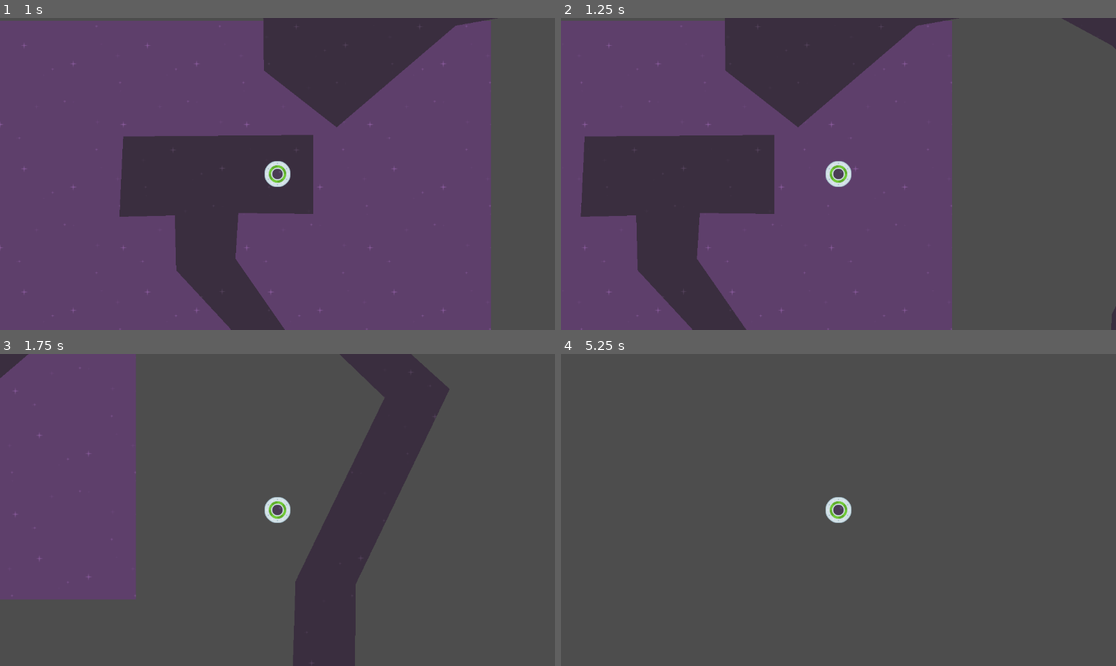
Above: before the commit, frames 1-4 (two rows, left to right).
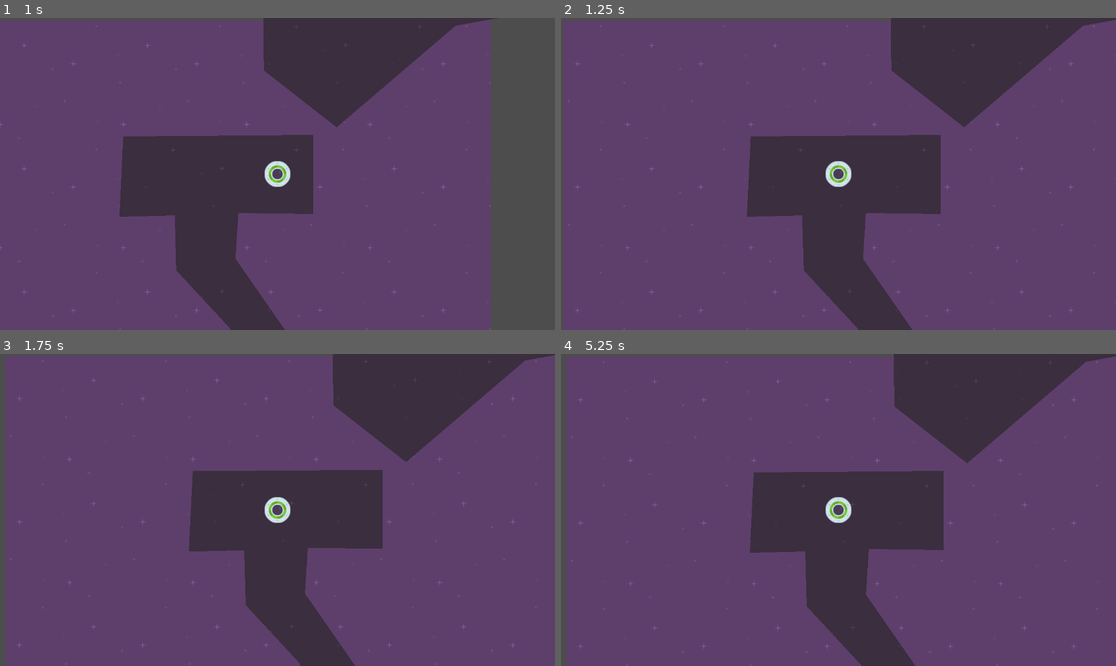
Above: after the commit, the same moments.

Repository: DapperMongoose/SpeedySaucer
Game: Godot game, scene res://level_1.tscn
Two runs of this game, one before a commit and one after it. Both use one fixed random seed, a clock stepped at 60 frames per second and the inputs below.
Inputs:
- Up to frame 1 (1 s): tap Enter at 0.5 s; hold Right (move_right) from 0.53 s (still down)
- Up to frame 2 (1.25 s): keep holding Right (move_right)
- Up to frame 3 (1.75 s): release Right (move_right) at 1.28 s; hold S (move_down) from 1.28 s (still down)
- Up to frame 4 (5.25 s): release S (move_down) at 2.03 s; hold Right (move_right) 2.03-2.78 s; hold W (move_up) 2.78-3.53 s; hold A (move_left) 3.53-5.03 s; hold S (move_down) from 5.03 s (still down)

Frame 1 is identical in both runs. In frame 2, 62% of the frame differs, in the area x 0-100%, y 0-100%; in frame 3, 73%; in frame 4, 98%, in the area x 1-100%, y 0-100%.

Commit message:
completed signals lesson

Diff:
--- a/level.gd
+++ b/level.gd
@@ -4,3 +4,7 @@
 func _ready():
 	#print("Hello, world!")
 	pass
+
+
+func _on_maze_body_exited(body):
+	get_tree().reload_current_scene()
--- a/level_1.tscn
+++ b/level_1.tscn
@@ -20,3 +20,5 @@
 
 [node name="maze" parent="." instance=ExtResource("4_tya6p")]
 position = Vector2(565, 473)
+
+[connection signal="body_exited" from="maze" to="." method="_on_maze_body_exited"]
--- a/player.tscn
+++ b/player.tscn
@@ -4,7 +4,7 @@
 [ext_resource type="Script" path="res://player.gd" id="1_js48v"]
 
 [sub_resource type="CircleShape2D" id="CircleShape2D_v7s0n"]
-radius = 46.0
+radius = 21.7307
 
 [node name="Player" type="RigidBody2D"]
 gravity_scale = 0.0
